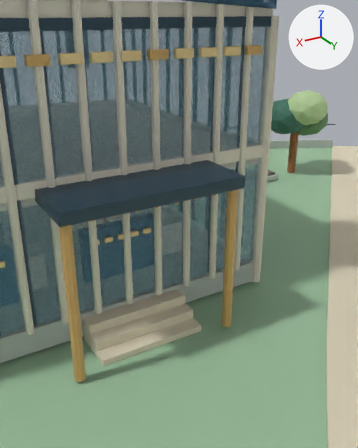
An edit to the Blender file docs/design/bdeh-r21/D/D-r21.blend, drawn before and after from the same camera.
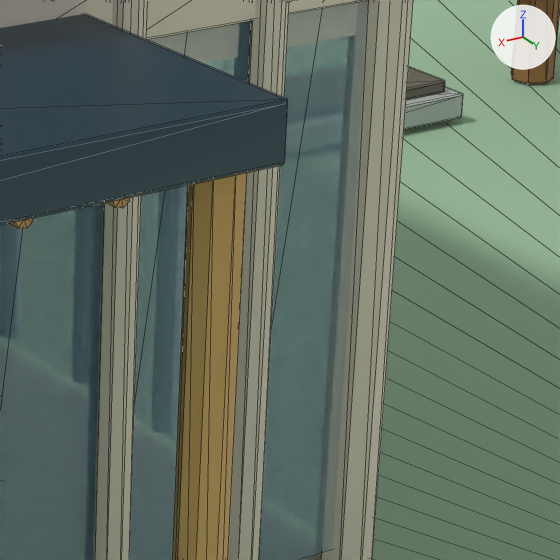
Old and new are each drawn from a 50 mm lens placed at (9.94, 5.17, 6.35), pointed at (5.39, -2.41, 2.56) and again close up on the part from 54% to 83% of the width and 35% to 58% of the height. Every picture has the same lights, and +X, +Y and +Z are marked at upper right. The older version's two pictures come first. The close-ups show mesh edges as thin lines.

Objects in the first close-up: '0005_PlayableIslandTop', '0008_CivicNEPublicHall_floorheightGlazing_side0_glazing', '0011_CivicNEPublicHall_floorheightGlazing_side0_glazing', '0012_CivicNEPublicHall_floorheightGlazing_side0_levelBand', '0014_CivicNEPublicHall_floorheightGlazing_side0_glazing', '0015_CivicNEPublicHall_floorheightGlazing_side0_levelBand', '0370_D_CivicNEOpenStoneLoggia', '0371_D_CivicNEOpenStoneLoggia', '0410_trees', '0738_CivicFacadeStoneCornerPier', '0745_CivicServiceEntryCanopy', '0746_CivicCanopyTimberColumn' and 6 more.
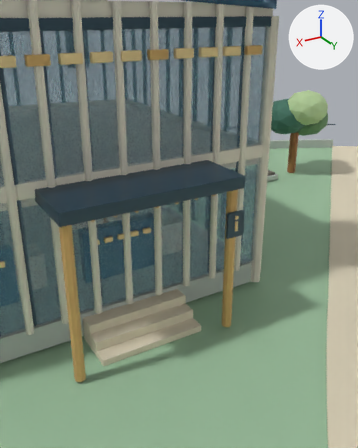
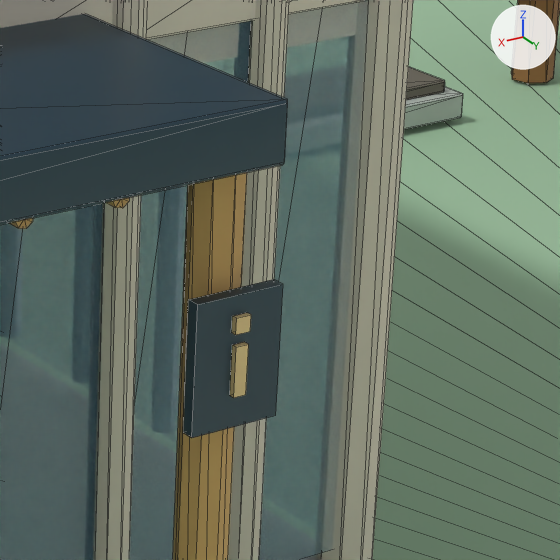
Where the change shows, as pixel boxes (x1, y1, x2, y2) in the close-ups (560 x 560 px):
'FinalQA_001_ServiceInformationBacking', added (dark blue): after (183, 279, 283, 438)
'FinalQA_002_ServiceInformationStem', added (beige): after (230, 342, 248, 398)
'FinalQA_003_ServiceInformationDot', added: after (232, 313, 251, 335)

Edits to the bpy script that builds the scene:
```text
Add me_finalqa_serviceinformationdot:
    me_finalqa_serviceinformationdot.from_pydata(...)  # a box spanning x 4.4175..4.4825, y -1.8335..-1.8085, z 2.6675..2.7325
    me_finalqa_serviceinformationdot.materials.append(mat_civiclight)  # beige #e6cc94
Add me_finalqa_serviceinformationstem:
    me_finalqa_serviceinformationstem.from_pydata(...)  # a box spanning x 4.422..4.478, y -1.834..-1.808, z 2.42..2.62
    me_finalqa_serviceinformationstem.materials.append(mat_civiclight)  # beige #e6cc94
Add me_finalqa_serviceinformationbacking:
    me_finalqa_serviceinformationbacking.from_pydata(...)  # a box spanning x 4.26..4.64, y -1.888..-1.832, z 2.29..2.81
    me_finalqa_serviceinformationbacking.materials.append(mat_civicsteel)  # dark blue #344b5a
Add ob_finalqa_003_serviceinformationdot:
    ob_finalqa_003_serviceinformationdot = bpy.data.objects.new('FinalQA_003_ServiceInformationDot', me_finalqa_serviceinformationdot)
    ob_finalqa_003_serviceinformationdot.parent = ob_role_landscape
    ob_finalqa_003_serviceinformationdot.location = (0.0, 0.0, 0.0)
Add ob_finalqa_002_serviceinformationstem:
    ob_finalqa_002_serviceinformationstem = bpy.data.objects.new('FinalQA_002_ServiceInformationStem', me_finalqa_serviceinformationstem)
    ob_finalqa_002_serviceinformationstem.parent = ob_role_landscape
    ob_finalqa_002_serviceinformationstem.location = (0.0, 0.0, 0.0)
Add ob_finalqa_001_serviceinformationbacking:
    ob_finalqa_001_serviceinformationbacking = bpy.data.objects.new('FinalQA_001_ServiceInformationBacking', me_finalqa_serviceinformationbacking)
    ob_finalqa_001_serviceinformationbacking.parent = ob_role_landscape
    ob_finalqa_001_serviceinformationbacking.location = (0.0, 0.0, 0.0)
```
